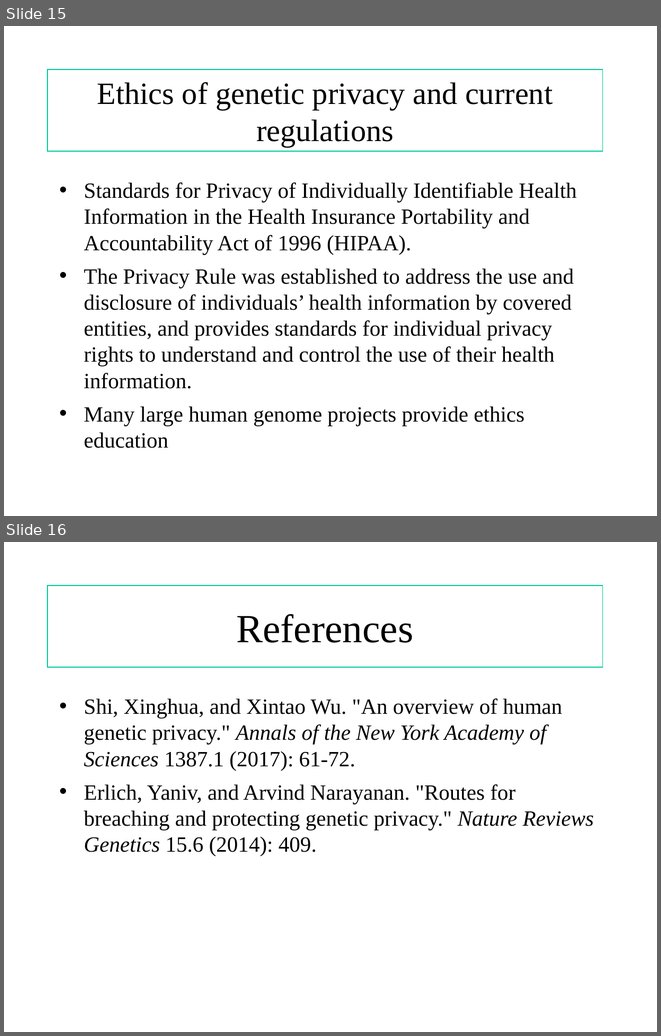
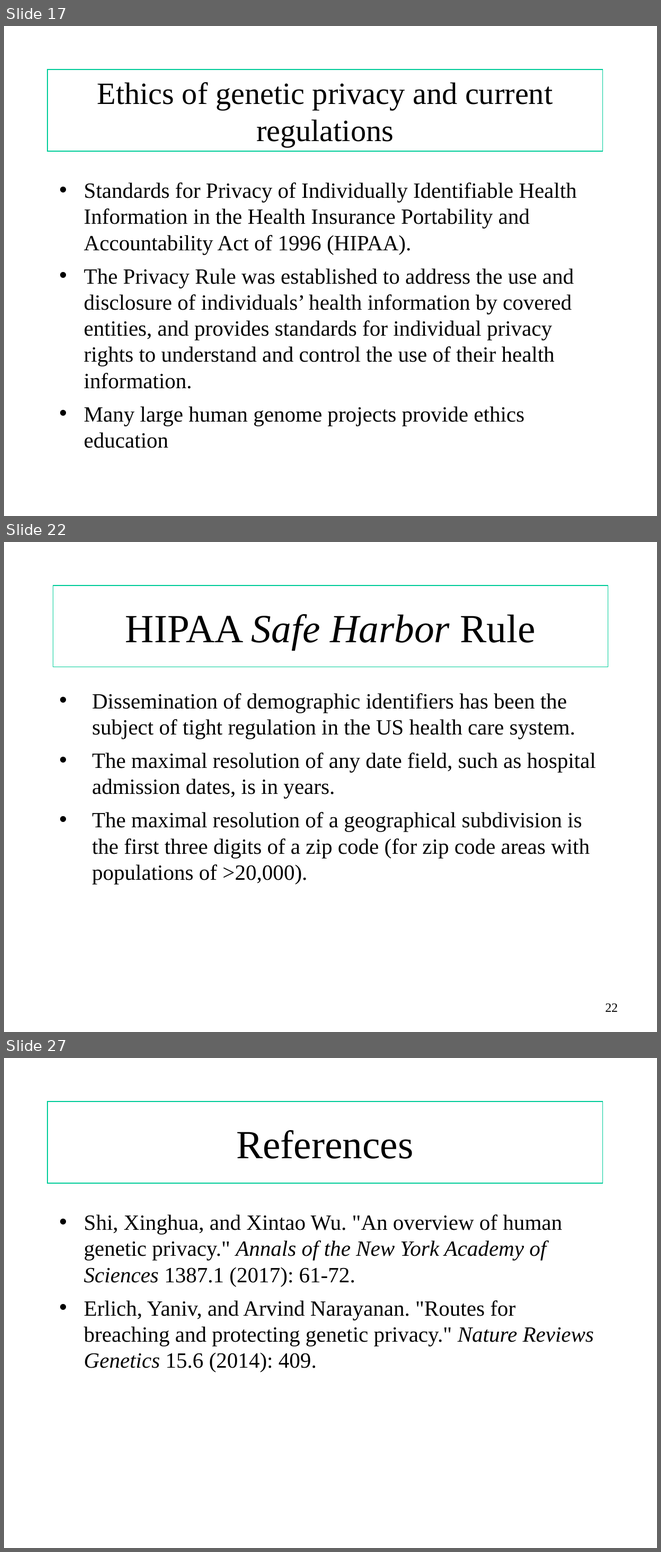
Before and after one commit to shilab/Genetic-Privacy-, a slide deck: risks and ethics.ppt. Shown one above the other, each under a label of ours: slides 15 and 16 before the commit, slides 17, 22 and 27 after it; the slides between them are not shown. The pictures are 661x1036 and 661x1552 pixels, drawn with LibreOffice and Linux fonts; fonts in the diff are those of the drawing. Boxes give left, top, right and bottom in pixels: in the first picture for what was removed or moved away, otherwise in the second. Text is boxed around its words. In the diff, an @@ line names an element or a change of style, - is before the commit and + after.

```diff
--- a/risks and ethics.ppt
+++ b/risks and ethics.ppt
@@ slide 22 added at [4, 542, 657, 1032], background #FFFFFF @@
@@ title added at [53, 586, 608, 668], outline #00CC99 0.74 pt, 44 pt, text #000000, italic @@
+HIPAA Safe Harbor Rule
@@ text added at [92, 693, 596, 884], 24 pt, text #000000 @@
+• Dissemination of demographic identifiers has been the subject of tight regulation in the US health care system.
+• The maximal resolution of any date field, such as hospital admission dates, is in years.
+• The maximal resolution of a geographical subdivision is the first three digits of a zip code (for zip code areas with populations of >20,000).
@@ page number added at [605, 1003, 618, 1012], 14 pt, text #000000 @@
+22
@@ what was slide 15 is now slide 17 @@
@@ what was slide 16 is now slide 27 @@
```
Also in this commit, not shown: 10 other slides added.
